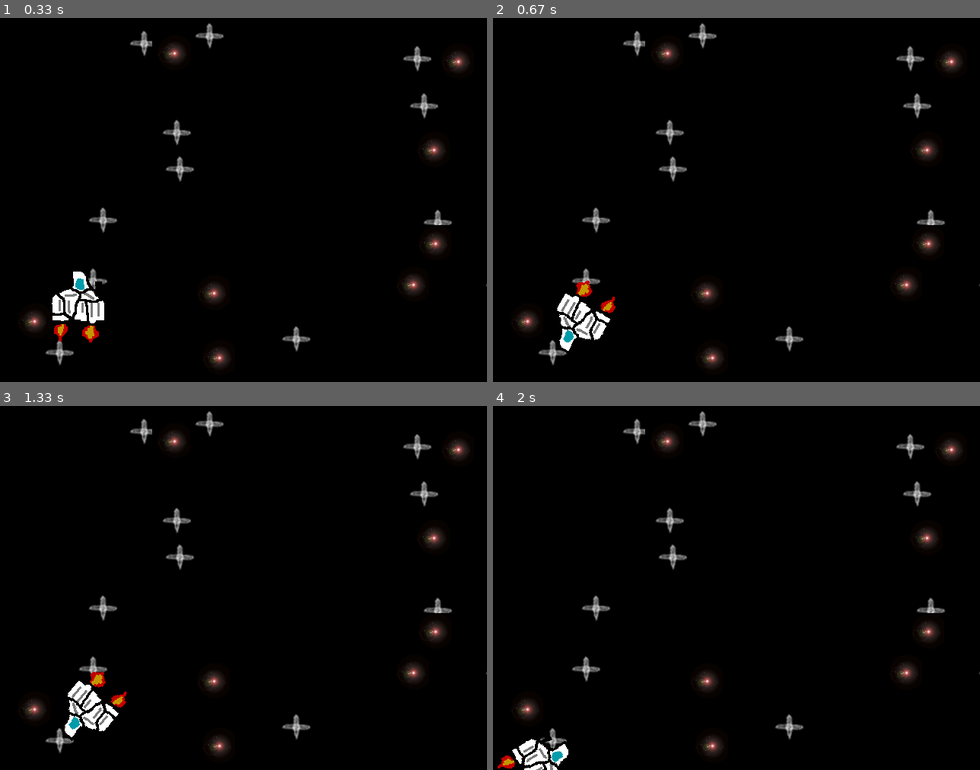
Above: before the commit, frames 1-4 (two rows, left to right).
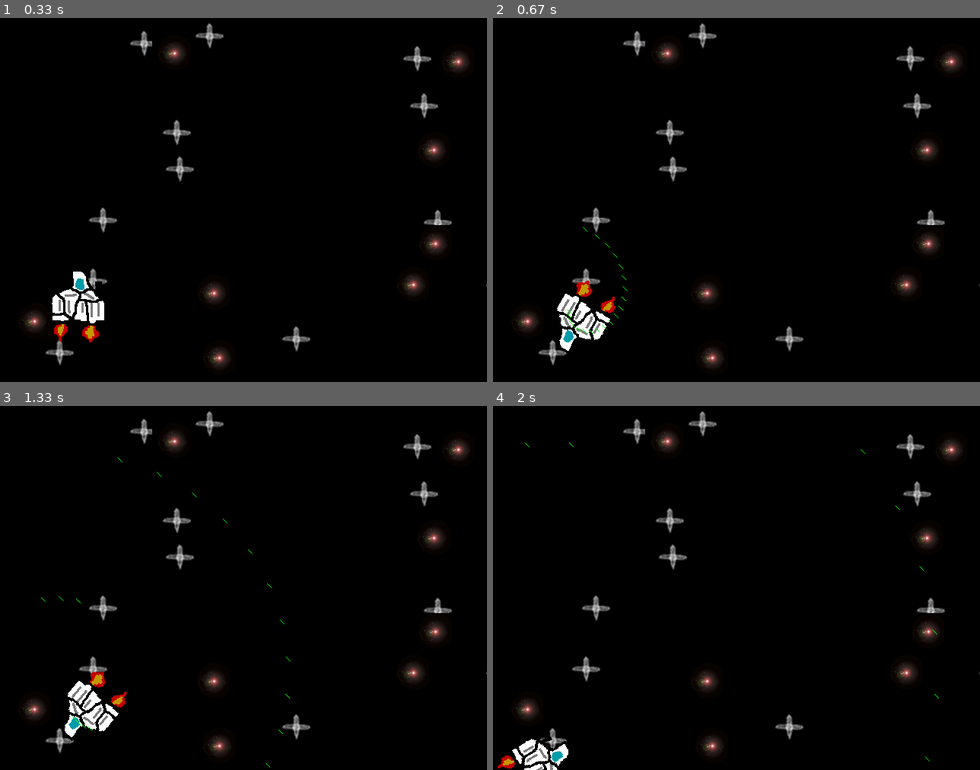
Above: after the commit, the same moments.

Repository: lndl/spaceship-battle
Game: pygame game, started from game.py
Two runs of this game, one before a commit and one after it. Both use one fixed random seed, a clock stepped at 60 frames per second and the inputs below. The source is Python 2; it was converted automatically to run under Python 3.
Inputs:
- Up to frame 1 (0.33 s): no input
- Up to frame 2 (0.67 s): hold Space from 0.33 s (still down); hold Right from 0.33 s (still down)
- Up to frame 3 (1.33 s): release Space at 0.8 s; release Right at 0.8 s; hold Right 0.83-1.3 s; tap Space at 0.9, 1.2 s
- Up to frame 4 (2 s): hold Up 1.33-1.63 s; tap Space at 1.4, 1.73 s; hold Right from 1.67 s (still down)

Frame 1 is identical in both runs. In frame 2, less than 0.1% of the frame differs, in the area x 15-28%, y 57-87%; in frame 3, less than 0.1%; in frame 4, less than 0.1%.

Commit message:
Laser support

Diff:
--- a/entities.py
+++ b/entities.py
@@ -21,6 +21,7 @@
 
 import pygame
 
+from copy   import copy
 from events import *
 from utils  import *
 from vector import Vector2D
@@ -59,3 +60,12 @@
       self.rotateLeft()
     elif event.isRight():
       self.rotateRight()
+
+class Laser():
+
+  def __init__(self, origin, direction):
+    self.center    = copy(origin)
+    self.direction = copy(direction)
+
+  def update(self):
+    self.center += self.direction
--- a/event_manager.py
+++ b/event_manager.py
@@ -26,7 +26,8 @@
   Handles all the event-messaging system
   '''
 
-  def __init__ (self):
+  def __init__ (self, game):
+    self.game       = game
     self.eventQueue = deque()
     self.eventMap   = dict()
 
--- a/events.py
+++ b/events.py
@@ -69,3 +69,11 @@
 
   def dispatch(self, listener):
     listener.processPlayerRotateEvent(self)
+
+class LaserShootEvent(Event):
+
+  def __init__(self, source):
+    self.source = source
+
+  def dispatch(self, listener):
+    listener.processLaserShootEvent(self)
--- a/game.py
+++ b/game.py
@@ -27,8 +27,10 @@
 from utils         import *
 
 from event_manager import EventManager
+from laser_manager import LaserManager
 from config        import ConfigManager
 from space         import Space
+
 
 
 class Game:
@@ -45,13 +47,15 @@
     FSset = ConfigManager.get("fullscreen")
     FSFlag = pygame.HWSURFACE | pygame.FULLSCREEN if FSset else 0
     self.screen = pygame.display.set_mode(Game.RES, pygame.DOUBLEBUF | FSFlag)
-    self.eventManager = EventManager()
+    self.eventManager = EventManager(self)
+    self.laserManager = LaserManager(self)
     self.__createEntities()
 
   def __createEntities(self):
     self.player = PlayerShip(100,100)
     self.sprites = [ShipSprite(self.player)]
     self.space = Space(Game.RES)
+    #FIXME: Should be auto-suscriptions
     self.eventManager.suscribe(PlayerMoveEvent, self.player)
     self.eventManager.suscribe(PlayerRotateEvent, self.player)
 
@@ -69,9 +73,12 @@
       self.eventManager.notify(PlayerRotateEvent(1))
     if keysPressedList[pygame.K_RIGHT]:
       self.eventManager.notify(PlayerRotateEvent(2))
+    if keysPressedList[pygame.K_SPACE]:
+      self.eventManager.notify(LaserShootEvent(self.player))
 
   def updateGameState(self):
     self.eventManager.processEvents()
+    self.laserManager.updateLasers()
     #for entity in self.entities:
     #  entity.update()
 
@@ -80,6 +87,7 @@
     self.screen.blit(self.space, self.space.rect)
     for sprite in self.sprites:
       sprite.render(self.screen)
+    self.laserManager.renderLasers()
     pygame.display.flip()
     # pygame.display.update(self.ship.rect)
     pygame.time.wait(1000 / 60)
--- /dev/null
+++ b/laser_manager.py
@@ -0,0 +1,50 @@
+#  laser_manager.py
+#
+#  Copyright 2013 Lautaro <laudleon@gmail.com>
+#
+#  This program is free software; you can redistribute it and/or modify
+#  it under the terms of the GNU General Public License as published by
+#  the Free Software Foundation; either version 2 of the License, or
+#  (at your option) any later version.
+#
+#  This program is distributed in the hope that it will be useful,
+#  but WITHOUT ANY WARRANTY; without even the implied warranty of
+#  MERCHANTABILITY or FITNESS FOR A PARTICULAR PURPOSE.  See the
+#  GNU General Public License for more details.
+#
+#  You should have received a copy of the GNU General Public License
+#  along with this program; if not, write to the Free Software
+#  Foundation, Inc., 51 Franklin Street, Fifth Floor, Boston,
+#  MA 02110-1301, USA.
+#
+#
+
+from events   import *
+from entities import *
+from sprites  import *
+
+class LaserManager(EventListener):
+
+  def __init__(self, game):
+    self.game = game
+    self.laserEntities = []
+    self.laserSprites = []
+    #Auto-suscribes to Laser Shoot Event
+    self.game.eventManager.suscribe(LaserShootEvent, self)
+
+  def createLaser(self, source):
+    l  = Laser(source.center, source.direction)
+    self.laserEntities += [l]
+    ls = LaserSprite(l)
+    self.laserSprites += [ls]
+
+  def processLaserShootEvent(self, event):
+    self.createLaser(event.source)
+
+  def updateLasers(self):
+    for l in self.laserEntities:
+      l.update()
+
+  def renderLasers(self):
+    for l in self.laserSprites:
+      l.render(self.game.screen)
--- a/sprites.py
+++ b/sprites.py
@@ -32,18 +32,18 @@
   Ship class (sprite)
   '''
 
-  def __init__(self, model):
+  def __init__(self, entity):
     pygame.sprite.Sprite.__init__(self)
-    self.model = model
+    self.entity = entity
     self.image = load_image("ship.png")
     self.rect  = self.image.get_rect()
     self.iImage = 90 / 10
     self.__initImageCache()
 
   def render(self, screen):
-    xRenderCoord = (self.model.center.x, 480 - self.model.center.y)
+    xRenderCoord = (self.entity.center.x, 480 - self.entity.center.y)
     self.rect.center = xRenderCoord
-    self.iImage = int(self.model.direction.angle() / 10)
+    self.iImage = int(self.entity.direction.angle() / 10)
     self.image = self.cachedImages[self.iImage]
     screen.blit(self.image, self.rect)
 
@@ -56,3 +56,14 @@
     for angle in range(0,360,10):
       self.cachedImages += \
       [pygame.transform.rotate(self.image, (angle - 90))]
+
+class LaserSprite(pygame.sprite.Sprite):
+
+  def __init__(self, entity):
+    pygame.sprite.Sprite.__init__(self)
+    self.entity = entity
+
+  def render(self, screen):
+    startLine = (self.entity.center.x, 480 - self.entity.center.y)
+    endLine = (startLine[0] + 5, startLine[1] + 5)
+    pygame.draw.aaline(screen, GREEN, startLine, endLine)
